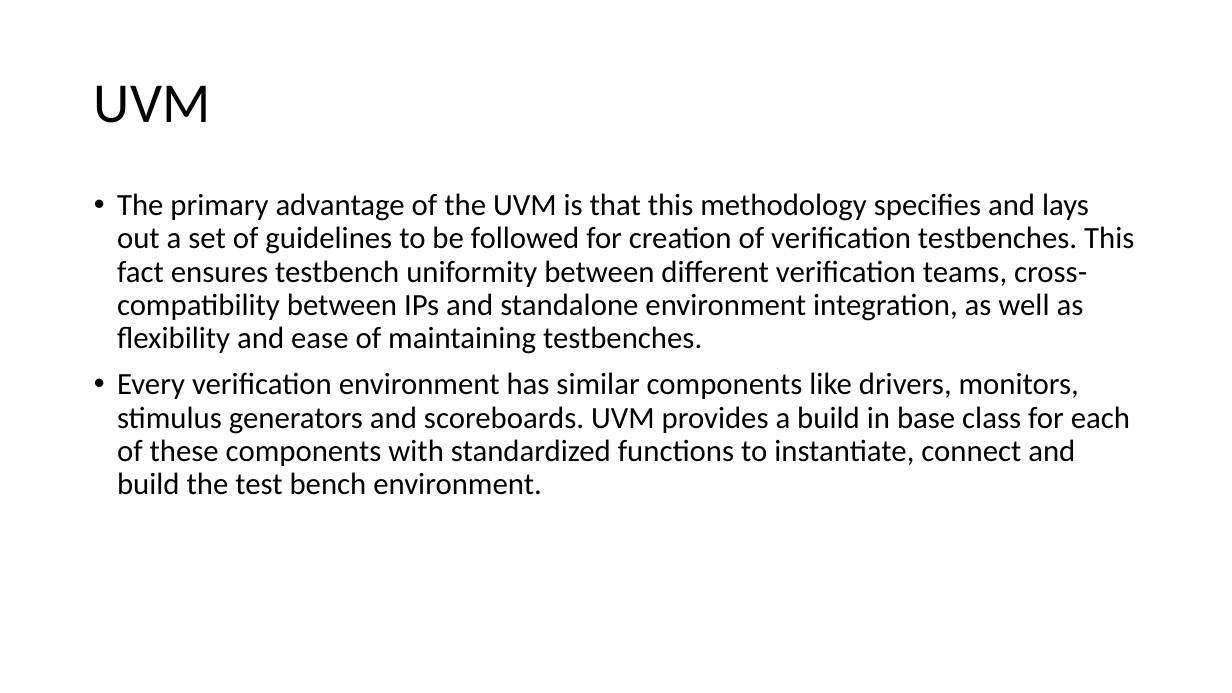
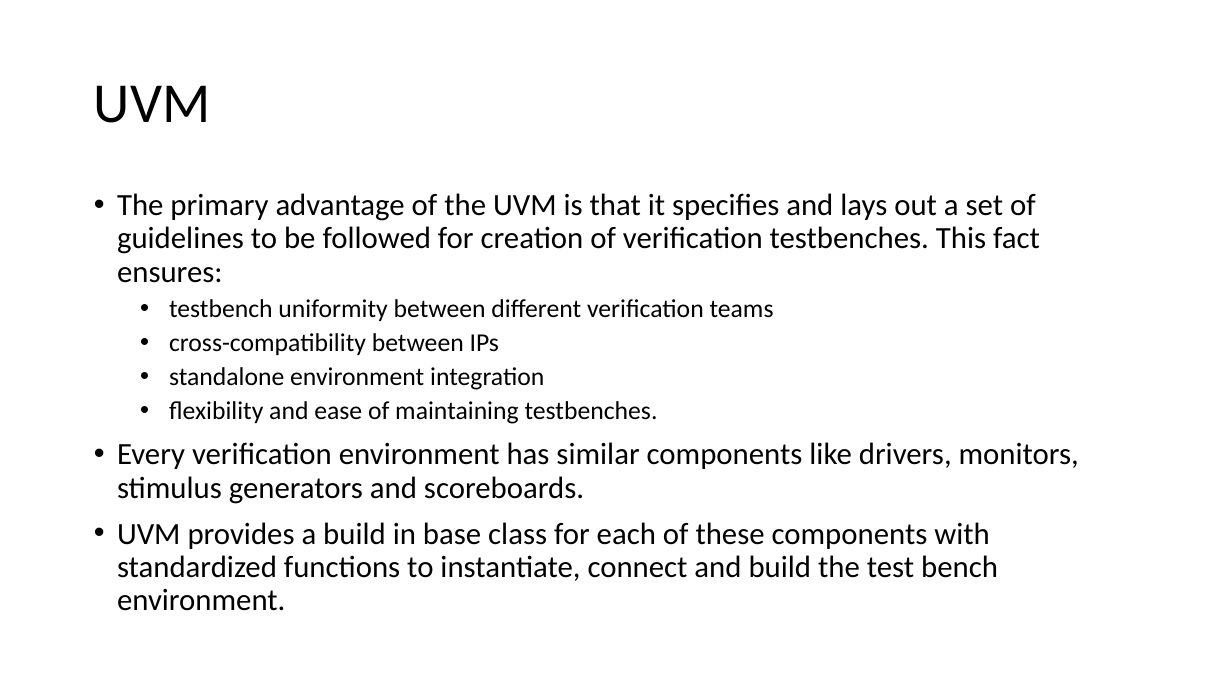
Before and after one commit to liotahuf/UVM_project, a slide deck: slide 4 of Final presentation.pptx. Drawn at 1232x693 pixels with LibreOffice and Linux fonts; fonts in the diff are those of the drawing. Boxes give left, top, right and bottom in pixels: in the first picture for what was removed or moved away, otherwise in the second. Text is boxed around its words. In the diff, an @@ line names an element or a change of style, - is before the commit and + after.

```diff
--- a/Final presentation.pptx
+++ b/Final presentation.pptx
@@ text at box(117, 193, 1079, 611): text changed @@
-• The primary advantage of the UVM is that this methodology specifies and lays out a set of guidelines to be followed for creation of verification testbenches. This fact ensures testbench uniformity between different verification teams, cross-compatibility between IPs and standalone environment integration, as well as flexibility and ease of maintaining testbenches.
-• Every verification environment has similar components like drivers, monitors, stimulus generators and scoreboards. UVM provides a build in base class for each of these components with standardized functions to instantiate, connect and build the test bench environment.
+• The primary advantage of the UVM is that it specifies and lays out a set of guidelines to be followed for creation of verification testbenches. This fact ensures:
+  • testbench uniformity between different verification teams
+  • cross-compatibility between IPs
+  • standalone environment integration
+  • flexibility and ease of maintaining testbenches.
+• Every verification environment has similar components like drivers, monitors, stimulus generators and scoreboards.
+• UVM provides a build in base class for each of these components with standardized functions to instantiate, connect and build the test bench environment.
```
Also in this commit, not shown: 6 other slides changed.
